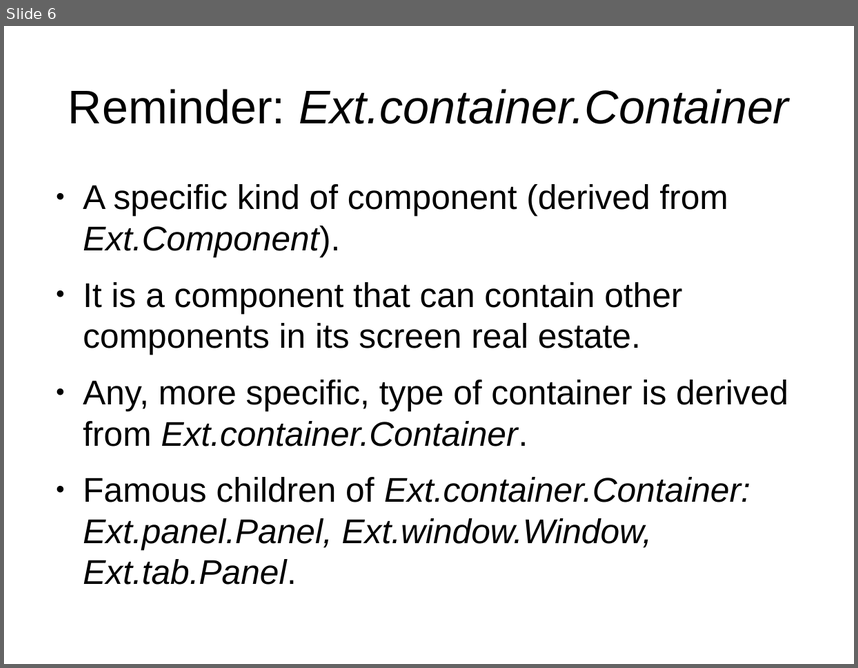
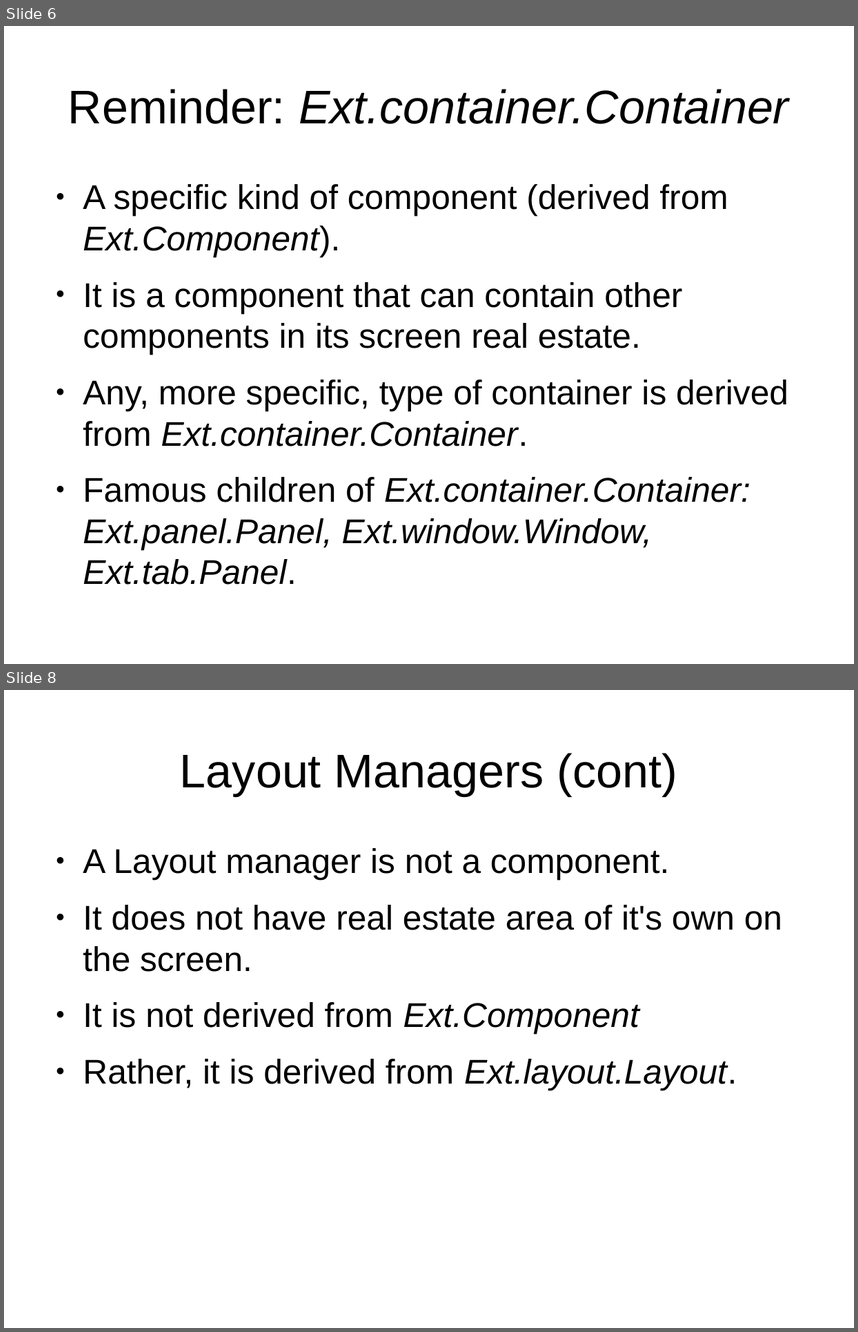
Before and after one commit to veltzer/demos, a slide deck: javascript/extjs/doc/extjs_layout.odp. Shown one above the other, each under a label of ours: slide 6 before the commit, slides 6 and 8 after it; the slides between them are not shown. The pictures are 858x668 and 858x1332 pixels, drawn with LibreOffice and Linux fonts; fonts in the diff are those of the drawing. Boxes give left, top, right and bottom in pixels: in the first picture for what was removed or moved away, otherwise in the second. Text is boxed around its words. In the diff, an @@ line names an element or a change of style, - is before the commit and + after.

```diff
--- a/javascript/extjs/doc/extjs_layout.odp
+++ b/javascript/extjs/doc/extjs_layout.odp
@@ slide 8 added at box(4, 690, 854, 1328), background #FFFFFF @@
@@ title added at box(180, 753, 677, 796), 44 pt, text #000000 @@
+Layout Managers (cont)
@@ text added at box(83, 848, 782, 1090), 32 pt, text #000000 @@
+● A Layout manager is not a component.
+● It does not have real estate area of it's own on the screen.
+● It is not derived from Ext.Component
+● Rather, it is derived from Ext.layout.Layout.
```
Also in this commit, not shown: 4 other slides added, 1 slide removed, 3 other files.
